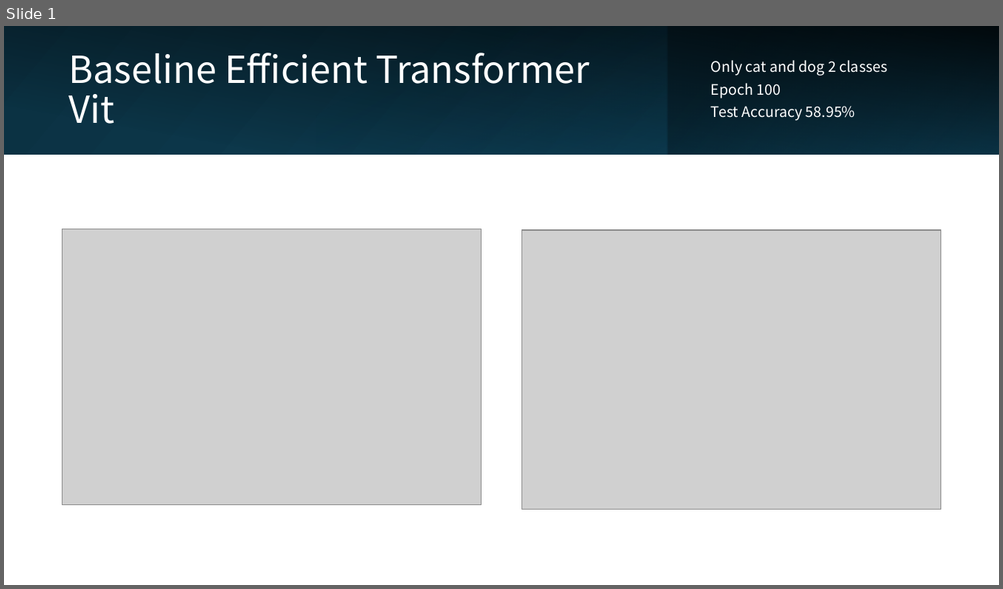
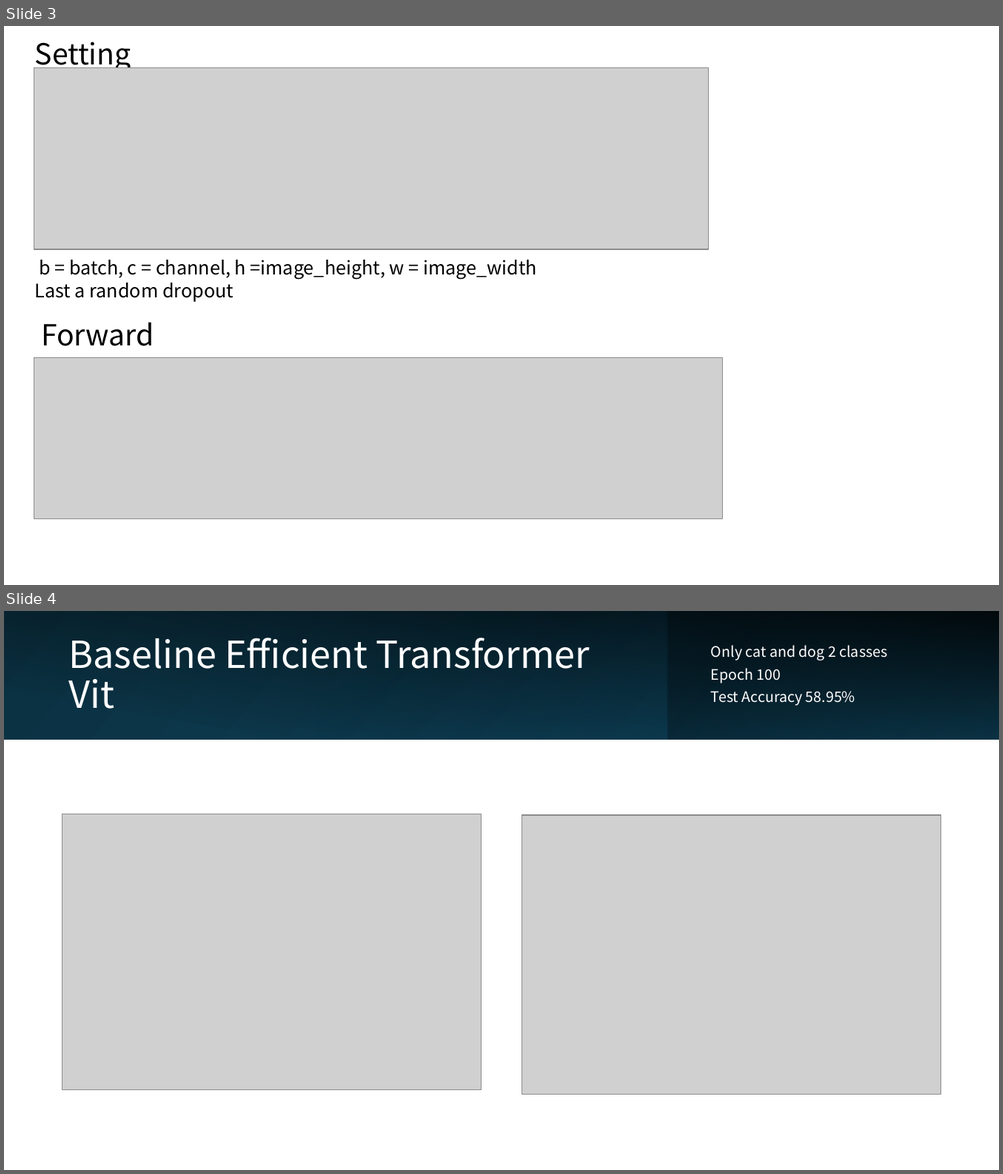
Before and after one commit to 410oldfish/Adv-CV, a slide deck: A1/Report/Vit.pptx. Shown one above the other, each under a label of ours: slide 1 before the commit, slides 3 and 4 after it. The pictures are 1003x589 and 1003x1174 pixels, drawn with LibreOffice and Linux fonts; fonts in the diff are those of the drawing; grey boxes stand for pictures. Boxes give left, top, right and bottom in pixels: in the first picture for what was removed or moved away, otherwise in the second. Text is boxed around its words. In the diff, an @@ line names an element or a change of style, - is before the commit and + after.

```diff
--- a/A1/Report/Vit.pptx
+++ b/A1/Report/Vit.pptx
@@ slide 3 added at [4,26,999,585], background #FFFFFF @@
@@ text added at [35,42,131,73], 28 pt, text #000000 @@
+Setting
@@ picture added at [34,67,708,249] @@
@@ text added at [35,260,537,302], 18 pt, text #000000 @@
+b = batch, c = channel, h =image_height, w = image_width
+Last a random dropout
@@ text added at [41,322,154,346], 28 pt, text #000000 @@
+Forward
@@ picture added at [34,358,723,519] @@
@@ what was slide 1 is now slide 4 @@
```
Also in this commit, not shown: 2 other slides added.
